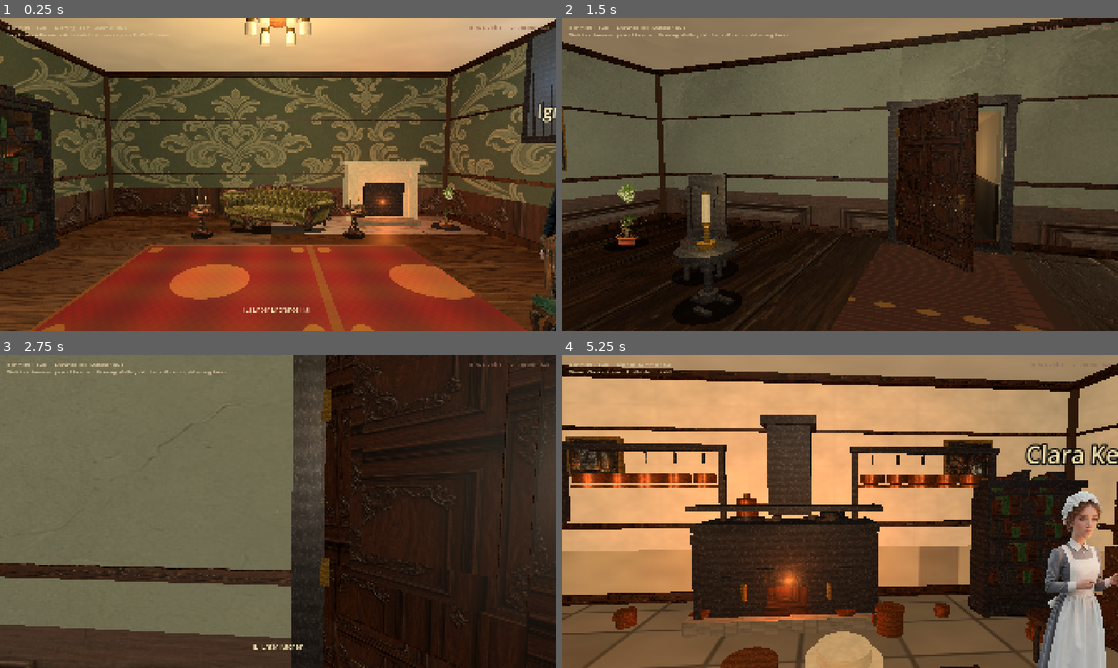
Above: before the commit, frames 1-4 (two rows, left to right).
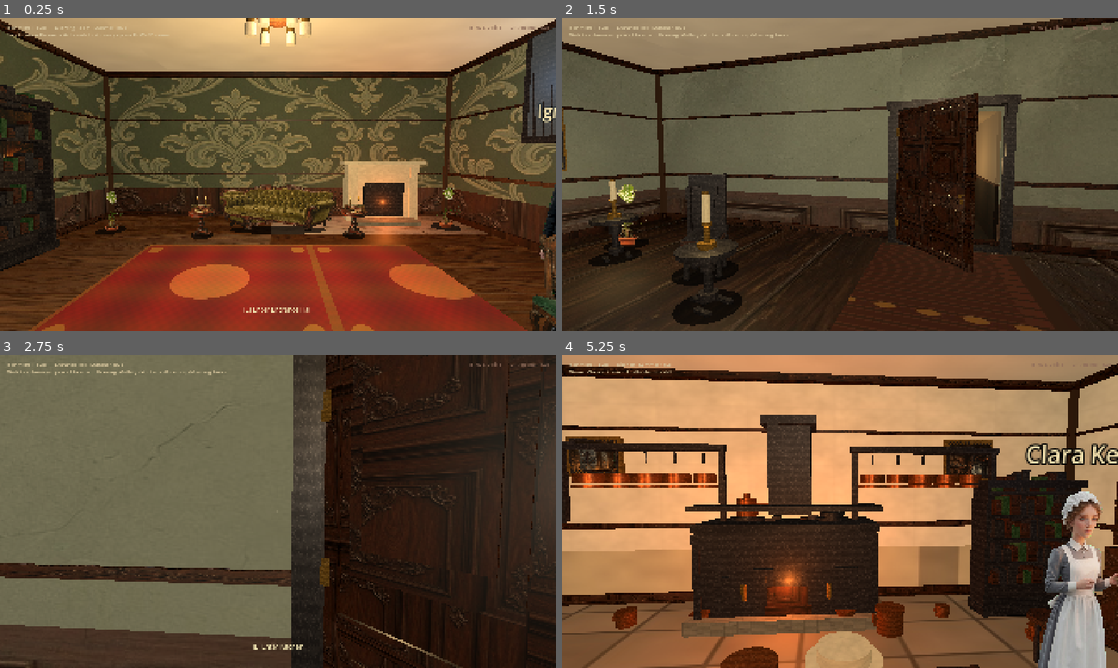
Above: after the commit, the same moments.

Repository: drakewing-eng/aetheric-engine
Game: Godot game, scene res://scenes/fps_main.tscn
Same seed, same stepped clock (60 frames per second), same inputs: the game is played once before the commit and once after it.
Inputs (mouse positions are in pixels of both pictures, inside the frame that each line leads up to):
- Up to frame 1 (0.25 s): no input
- Up to frame 2 (1.5 s): tap Enter at 0.5 s; move the mouse to (867, 174) at 0.52 s; hold E (interact) 0.53-1.28 s; hold W (move_forward) from 0.53 s (still down); click (867, 174) at 0.67 s; move the mouse to (812, 174) at 1.27 s; tap E (interact) at 1.35 s
- Up to frame 3 (2.75 s): keep holding W (move_forward); tap E (interact) at 2 s; move the mouse to (289, 505) at 2.02 s; hold E (interact) from 2.03 s (still down)
- Up to frame 4 (5.25 s): keep holding W (move_forward); move the mouse to (834, 517) at 2.77 s; release E (interact) at 2.78 s; tap E (interact) at 2.85, 4.35 s; click (834, 517) at 2.92 s; move the mouse to (878, 514) at 3.52 s; hold E (interact) 3.53-4.28 s; move the mouse to (795, 508) at 4.27 s; tap Enter at 5 s; move the mouse to (845, 511) at 5.02 s; hold E (interact) from 5.03 s (still down); click (845, 511) at 5.17 s

The runs differ from the first frame. In frame 1, 0.2% of the frame differs, in the area x 17-23%, y 55-70%; in frame 2, 4.7%; in frame 3, 0.2%; in frame 4, 6.9%, in the area x 0-100%, y 0-100%.

Commit message:
visual loop 15: all-palm conservatory, dim kitchen, workshop paintings, drawing denser

Diff:
--- a/aetheric-engine-godot/scripts/fps_rooms.gd
+++ b/aetheric-engine-godot/scripts/fps_rooms.gd
@@ -110,6 +110,10 @@
 			{"kind": "plant", "pos": [3.8, 0.0, -3.8], "scale": 0.9,
 				"texture": "res://assets/props/plants/plant_palm.png", "width": 0.75, "height": 1.05},
 			{"kind": "chandelier", "pos": [0.0, 0.0, -0.5], "hang": 3.15},
+			{"kind": "armchair", "pos": [-2.2, 0.0, 2.0], "yaw": 25.0, "fabric": Color(0.45, 0.18, 0.14)},
+			{"kind": "side_table", "pos": [-1.4, 0.0, 2.4], "yaw": 10.0},
+			{"kind": "plant", "pos": [-3.6, 0.0, -3.5], "scale": 0.85,
+				"texture": "res://assets/props/plants/plant_palm.png", "width": 0.7, "height": 1.0},
 		],
 		"doors": [
 			{
@@ -205,8 +209,12 @@
 			{"kind": "chair", "pos": [3.2, 0.0, 2.5], "yaw": -150.0, "fabric": Color(0.35, 0.22, 0.16)},
 			{"kind": "crate", "pos": [-5.8, 0.0, 2.8], "scale": 0.7},
 			{"kind": "chandelier", "pos": [0.0, 0.0, 0.0], "hang": 3.4},
-			{"kind": "plant", "pos": [2.0, 0.0, -3.8], "scale": 0.9},
-			{"kind": "plant", "pos": [-5.0, 0.0, 3.2], "scale": 1.0, "tall": true},
+			{"kind": "plant", "pos": [2.0, 0.0, -3.8], "scale": 0.85,
+				"texture": "res://assets/props/plants/plant_palm.png", "width": 0.7, "height": 1.0},
+			{"kind": "plant", "pos": [-5.0, 0.0, 3.2], "scale": 0.95,
+				"texture": "res://assets/props/plants/plant_palm.png", "width": 0.8, "height": 1.15},
+			{"kind": "side_table", "pos": [5.0, 0.0, 2.5], "yaw": -25.0},
+			{"kind": "chair", "pos": [-3.5, 0.0, 2.0], "yaw": 40.0, "fabric": Color(0.32, 0.2, 0.14)},
 		],
 		"doors": [
 			{
@@ -430,6 +438,12 @@
 			{"kind": "door_frame", "pos": [4.85, 1.2, 0.0], "yaw": -90.0, "width": 1.55, "height": 2.4},
 			{"kind": "window", "pos": [-4.85, 1.9, 0.0], "yaw": 90.0, "width": 1.3, "height": 1.8},
 			{"kind": "door_frame", "pos": [0.0, 1.2, -4.3], "yaw": 0.0, "width": 1.5, "height": 2.3},
+			{"kind": "painting", "pos": [-2.5, 2.15, -4.15], "yaw": 0.0, "width": 0.9, "height": 0.7,
+				"texture": "res://assets/rooms/richmond_workshop.jpg"},
+			{"kind": "painting", "pos": [2.5, 2.15, -4.15], "yaw": 0.0, "width": 0.8, "height": 0.65,
+				"texture": "res://assets/rooms/richmond_gallery.jpg"},
+			{"kind": "painting", "pos": [0.0, 2.2, 4.2], "yaw": 180.0, "width": 1.0, "height": 0.75,
+				"texture": "res://assets/rooms/richmond_workshop.jpg"},
 		],
 		"props": [
 			{"kind": "workbench", "pos": [-2.5, 0.0, -2.8], "yaw": 0.0, "width": 2.8},
@@ -535,21 +549,27 @@
 			{"kind": "door_frame", "pos": [0.0, 1.2, 3.85], "yaw": 180.0, "width": 1.5, "height": 2.3},
 		],
 		"props": [
-			# Mix: short palm cards (grounded) + mesh canopy plants (true 3D pots, no float)
-			{"kind": "plant", "pos": [2.5, 0.0, -2.2], "scale": 1.2, "tall": true,
-				"texture": "res://assets/props/plants/plant_palm.png", "width": 0.95, "height": 1.35},
-			{"kind": "plant", "pos": [-2.8, 0.0, -2.5], "scale": 1.25, "tall": true,
-				"texture": "res://assets/props/plants/plant_palm.png", "width": 1.0, "height": 1.4},
-			{"kind": "plant", "pos": [3.2, 0.0, 0.5], "scale": 1.15, "tall": true},
-			{"kind": "plant", "pos": [-3.0, 0.0, 1.2], "scale": 1.05},
-			{"kind": "plant", "pos": [0.5, 0.0, -2.8], "scale": 1.15, "tall": true,
-				"texture": "res://assets/props/plants/plant_palm.png", "width": 0.9, "height": 1.3},
-			{"kind": "plant", "pos": [-1.0, 0.0, -1.5], "scale": 0.95},
+			# All short palm cards (mesh canopy still reads toy-like)
+			{"kind": "plant", "pos": [2.5, 0.0, -2.2], "scale": 1.1,
+				"texture": "res://assets/props/plants/plant_palm.png", "width": 0.95, "height": 1.25},
+			{"kind": "plant", "pos": [-2.8, 0.0, -2.5], "scale": 1.15,
+				"texture": "res://assets/props/plants/plant_palm.png", "width": 1.0, "height": 1.3},
+			{"kind": "plant", "pos": [3.2, 0.0, 0.5], "scale": 1.0,
+				"texture": "res://assets/props/plants/plant_palm.png", "width": 0.85, "height": 1.15},
+			{"kind": "plant", "pos": [-3.0, 0.0, 1.2], "scale": 0.95,
+				"texture": "res://assets/props/plants/plant_palm.png", "width": 0.8, "height": 1.1},
+			{"kind": "plant", "pos": [0.5, 0.0, -2.8], "scale": 1.05,
+				"texture": "res://assets/props/plants/plant_palm.png", "width": 0.9, "height": 1.2},
+			{"kind": "plant", "pos": [-1.0, 0.0, -1.5], "scale": 0.85,
+				"texture": "res://assets/props/plants/plant_palm.png", "width": 0.7, "height": 1.0},
 			{"kind": "plant", "pos": [1.2, 0.0, 2.0], "scale": 0.9,
-				"texture": "res://assets/props/plants/plant_palm.png", "width": 0.7, "height": 1.05},
-			{"kind": "plant", "pos": [-2.0, 0.0, 2.2], "scale": 0.9},
-			{"kind": "plant", "pos": [3.0, 0.0, -1.2], "scale": 0.85},
-			{"kind": "plant", "pos": [-3.3, 0.0, -0.8], "scale": 1.1, "tall": true},
+				"texture": "res://assets/props/plants/plant_palm.png", "width": 0.72, "height": 1.05},
+			{"kind": "plant", "pos": [-2.0, 0.0, 2.2], "scale": 0.85,
+				"texture": "res://assets/props/plants/plant_palm.png", "width": 0.7, "height": 1.0},
+			{"kind": "plant", "pos": [3.0, 0.0, -1.2], "scale": 0.8,
+				"texture": "res://assets/props/plants/plant_palm.png", "width": 0.68, "height": 0.95},
+			{"kind": "plant", "pos": [-3.3, 0.0, -0.8], "scale": 1.0,
+				"texture": "res://assets/props/plants/plant_palm.png", "width": 0.85, "height": 1.15},
 			{"kind": "side_table", "pos": [1.8, 0.0, 1.0], "yaw": -25.0},
 			{"kind": "chair", "pos": [1.2, 0.0, 1.5], "yaw": 150.0, "fabric": Color(0.35, 0.4, 0.32)},
 			{"kind": "chair", "pos": [-1.8, 0.0, 1.6], "yaw": -140.0, "fabric": Color(0.32, 0.38, 0.3)},
@@ -557,10 +577,12 @@
 			{"kind": "copper_pot", "pos": [2.0, 0.0, -0.5], "scale": 0.7},
 			{"kind": "copper_pot", "pos": [-1.8, 0.0, 0.3], "scale": 0.55},
 			{"kind": "hall_table", "pos": [0.0, 0.0, 0.2], "yaw": 0.0},
-			{"kind": "plant", "pos": [0.0, 0.0, -0.6], "scale": 0.8},
-			{"kind": "plant", "pos": [3.5, 0.0, 2.5], "scale": 0.95},
-			{"kind": "plant", "pos": [-3.5, 0.0, 2.4], "scale": 1.0, "tall": true,
-				"texture": "res://assets/props/plants/plant_palm.png", "width": 0.85, "height": 1.45},
+			{"kind": "plant", "pos": [0.0, 0.0, -0.6], "scale": 0.75,
+				"texture": "res://assets/props/plants/plant_palm.png", "width": 0.65, "height": 0.95},
+			{"kind": "plant", "pos": [3.5, 0.0, 2.5], "scale": 0.85,
+				"texture": "res://assets/props/plants/plant_palm.png", "width": 0.7, "height": 1.0},
+			{"kind": "plant", "pos": [-3.5, 0.0, 2.4], "scale": 0.9,
+				"texture": "res://assets/props/plants/plant_palm.png", "width": 0.75, "height": 1.05},
 			{
 				"kind": "rug",
 				"pos": [0.0, 0.0, 0.5],
@@ -591,10 +613,10 @@
 		"wallpaper": TEX + "wallpaper_kitchen.jpg",
 		"wainscot": TEX + "wainscot_kitchen.jpg",
 		"floor_texture": TEX + "floor_kitchen.jpg",
-		"floor_color": Color(0.42, 0.36, 0.28),
-		"ceiling_color": Color(0.88, 0.84, 0.76),
-		"light_energy": 1.05,
-		"light_color": Color(1.0, 0.68, 0.38),
+		"floor_color": Color(0.38, 0.3, 0.22),
+		"ceiling_color": Color(0.78, 0.72, 0.62),
+		"light_energy": 0.95,
+		"light_color": Color(1.0, 0.65, 0.35),
 		"walls": {},
 		"features": [
 			{"kind": "door_frame", "pos": [0.0, 1.15, -3.85], "yaw": 0.0, "width": 1.55, "height": 2.35},
